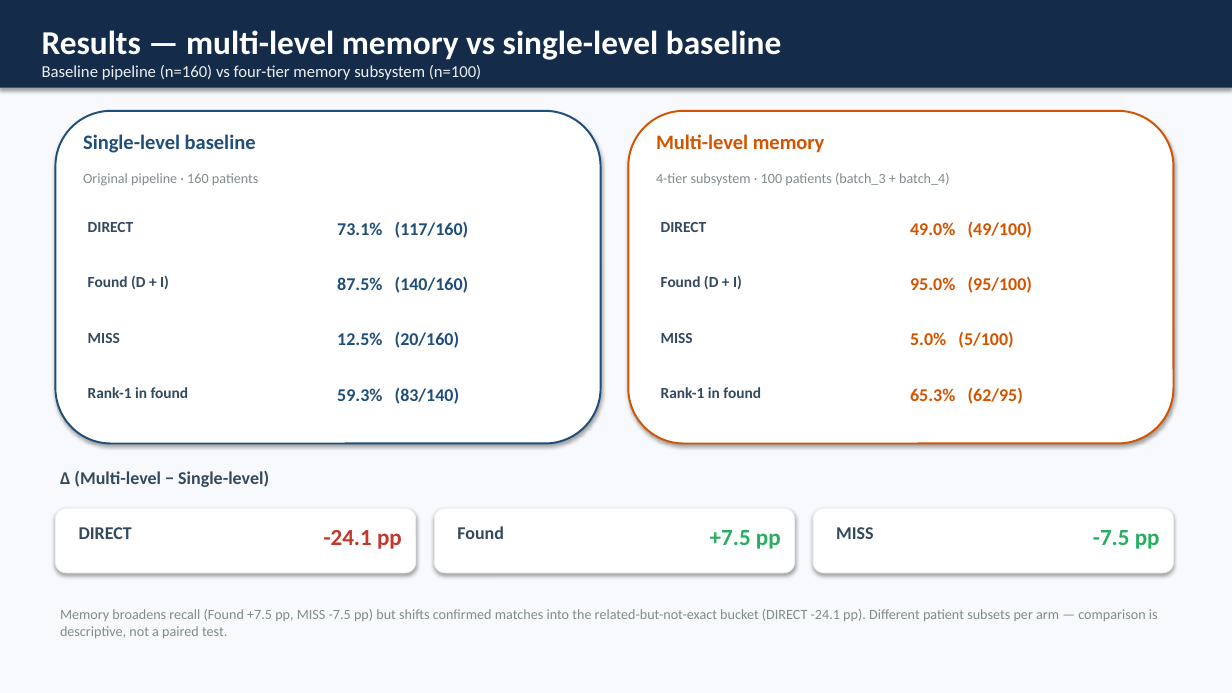
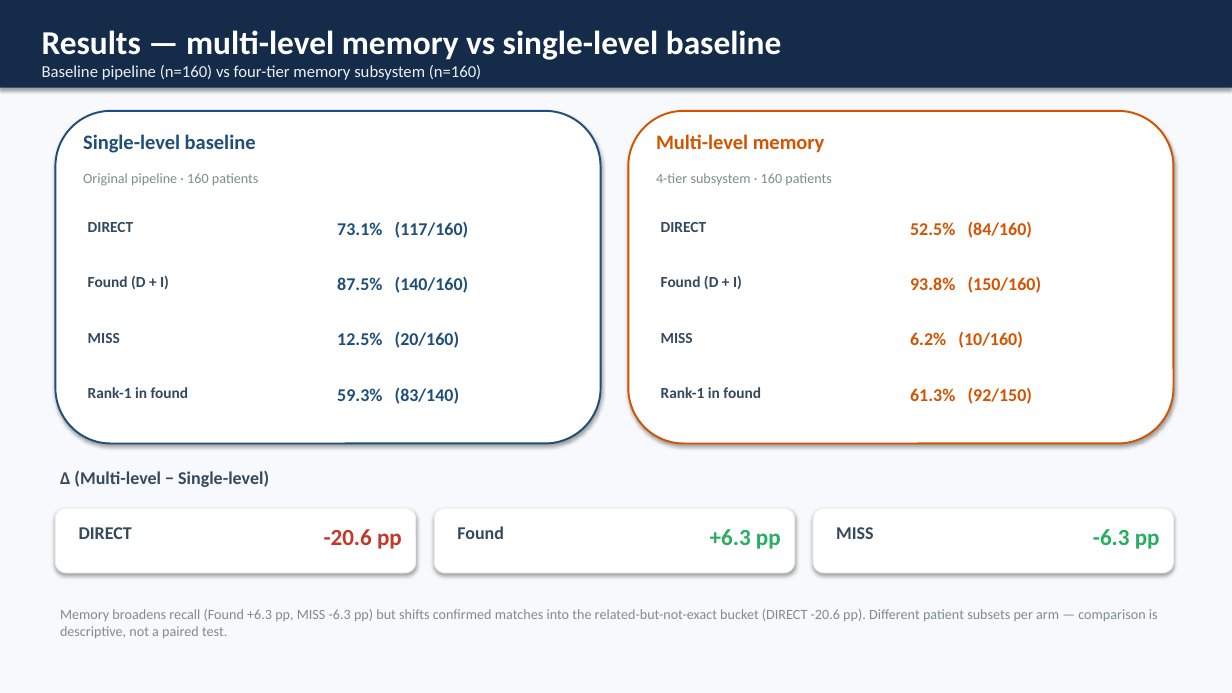
Before and after one commit to abdamin004/CMADS, a slide deck: slide 3 of docs/results_presentation/CMADS_Results_Presentation.pptx. Drawn at 1232x693 pixels with LibreOffice and Linux fonts; fonts in the diff are those of the drawing. Boxes give left, top, right and bottom in pixels: in the first picture for what was removed or moved away, otherwise in the second. Text is boxed around its words. In the diff, an @@ line names an element or a change of style, - is before the commit and + after.

Commit message:
results-deck: 160 vs 160 (extra60 cohort complete)

```diff
--- a/docs/results_presentation/CMADS_Results_Presentation.pptx
+++ b/docs/results_presentation/CMADS_Results_Presentation.pptx
@@ text at [42,65,481,80]: text changed @@
-Baseline pipeline (n=160) vs four-tier memory subsystem (n=100)
+Baseline pipeline (n=160) vs four-tier memory subsystem (n=160)
@@ text at [656,173,832,185]: text changed @@
-4-tier subsystem · 100 patients (batch_3 + batch_4)
+4-tier subsystem · 160 patients
@@ text at [910,222,1032,238]: text changed @@
-49.0% (49/100)
+52.5% (84/160)
@@ text at [910,277,1042,293]: text changed @@
-95.0% (95/100)
+93.8% (150/160)
@@ text at [910,332,1022,348]: text changed @@
-5.0% (5/100)
+6.2% (10/160)
@@ text at [910,388,1032,404]: text changed @@
-65.3% (62/95)
+61.3% (92/150)
@@ text at [324,529,402,549]: text changed @@
--24.1 pp
+-20.6 pp
@@ text at [710,529,781,549]: text changed @@
-+7.5 pp
++6.3 pp
@@ text at [1093,529,1160,549]: text changed @@
--7.5 pp
+-6.3 pp
@@ text at [60,609,1158,638]: text changed @@
-Memory broadens recall (Found +7.5 pp, MISS -7.5 pp) but shifts confirmed matches into the related-but-not-exact bucket (DIRECT -24.1 pp). Different patient subsets per arm — comparison is descriptive, not a paired test.
+Memory broadens recall (Found +6.3 pp, MISS -6.3 pp) but shifts confirmed matches into the related-but-not-exact bucket (DIRECT -20.6 pp). Different patient subsets per arm — comparison is descriptive, not a paired test.
```
Also in this commit, not shown: 1 other file.
